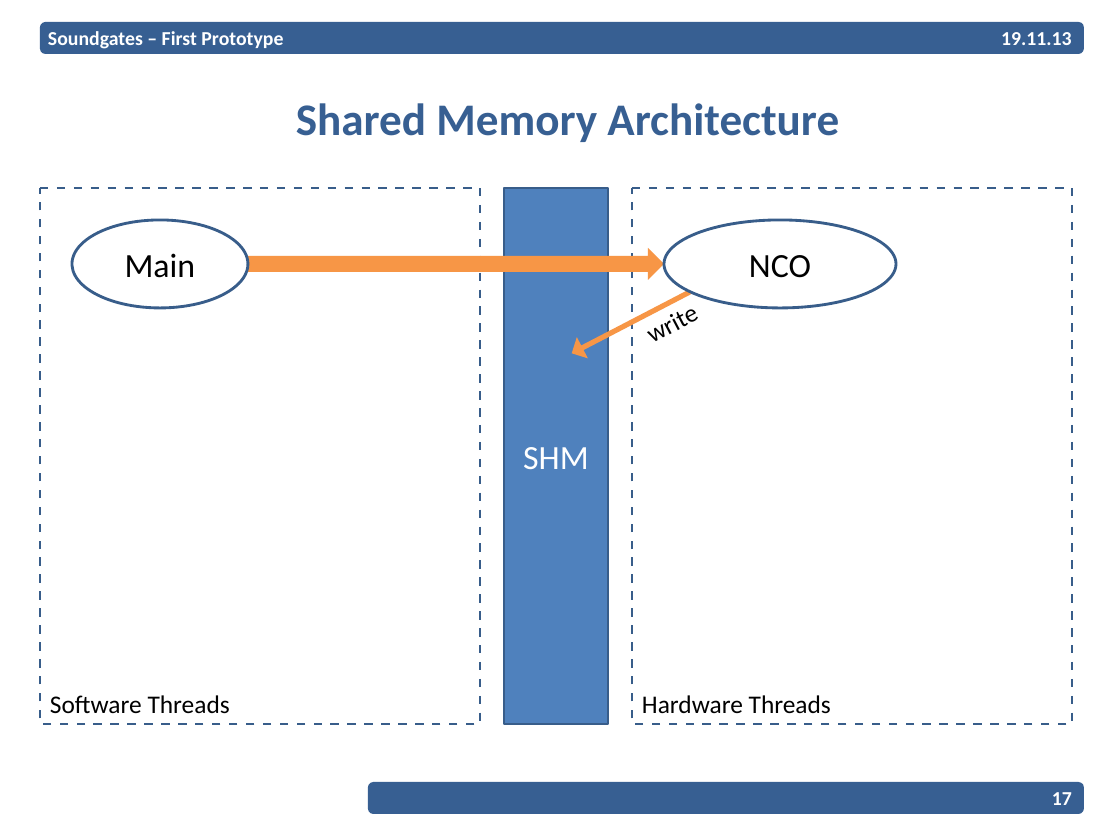
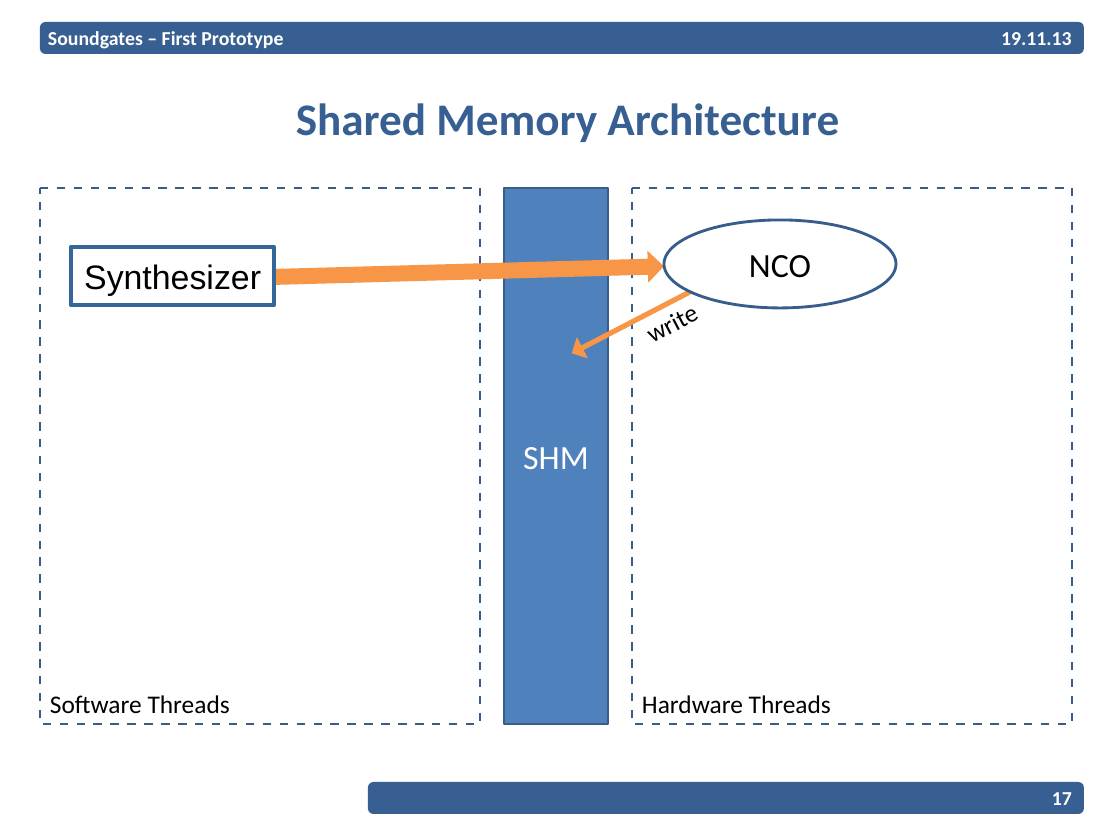
Before and after one commit to EPiCS/soundgates, a slide deck: slide 17 of documents/milestone1-2-presentation/Presentation.odp. Drawn at 1120x840 pixels with LibreOffice and Linux fonts; fonts in the diff are those of the drawing; background and template pictures are left out. Boxes give left, top, right and bottom in pixels: in the first picture for what was removed or moved away, otherwise in the second. Text is boxed around its words. In the diff, an @@ line names an element or a change of style, - is before the commit and + after.

Commit message:
changed label main to synthesizer

```diff
--- a/documents/milestone1-2-presentation/Presentation.odp
+++ b/documents/milestone1-2-presentation/Presentation.odp
@@ freeform shape removed at [72,220,248,308] @@
-Main
@@ rectangle added at [71,247,274,305], fill #FFFFFF, outline #336699 2.89 pt, 24 pt, text #000000 @@
+Synthesizer
@@ freeform shape at [248,250,664,293]: rotation 0 to 358 degrees; outline redrawn @@
```
Also in this commit, not shown: 4 other slides changed, 1 slide added, 1 slide removed.
